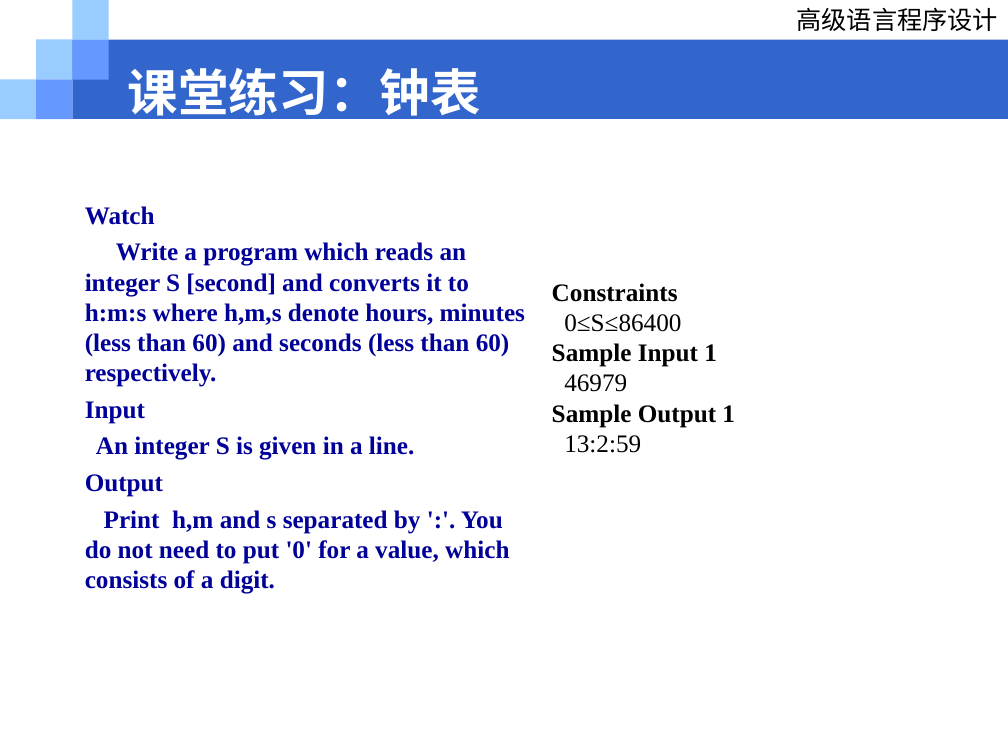
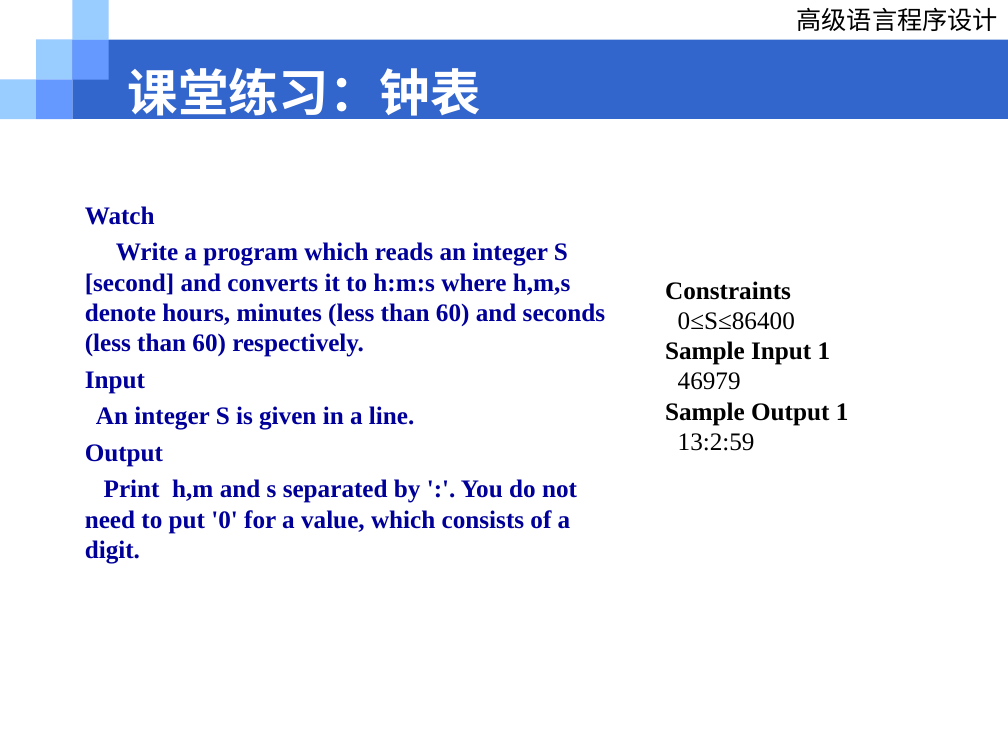
Before and after one commit to Love-Archetto/Tju-WA-Resources, a slide deck: slide 30 of 学术相关/程序设计/02_基础知识_发布版.ppt. Drawn at 1008x756 pixels with LibreOffice and Linux fonts; fonts in the diff are those of the drawing; background and template pictures are left out. Boxes give left, top, right and bottom in pixels: in the first picture for what was removed or moved away, otherwise in the second. Text is boxed around its words. In the diff, an @@ line names an element or a change of style, - is before the commit and + after.

```diff
--- a/学术相关/程序设计/02_基础知识_发布版.ppt
+++ b/学术相关/程序设计/02_基础知识_发布版.ppt
@@ text "Watch" rewrapped from bbox=[85, 206, 525, 594] to bbox=[85, 206, 606, 564] @@
@@ text "Constraints": place and size @@
-text "Constraints" at bbox=[552, 283, 735, 453]
+text "Constraints" at bbox=[665, 281, 849, 451]
```
Also in this commit, not shown: 10 other slides changed, 7 slides added, 1 other file.
